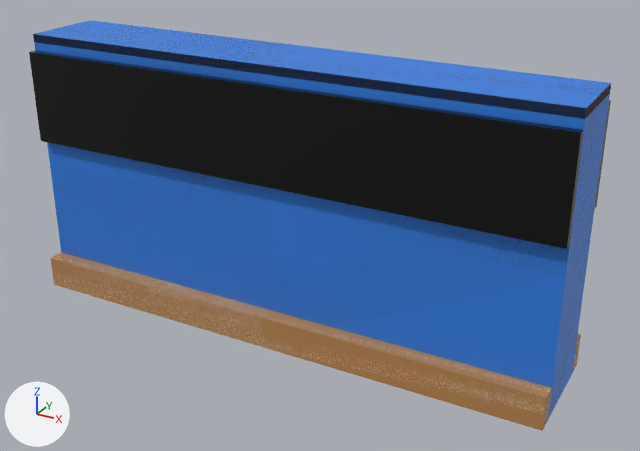
An edit to the glTF model assets/managed-models/livestock-interior/partition/partition.glb, drawn before and after from the same camera.
Both versions are drawn from a camera (50 mm lens) standing at (0.741, -1.246, 0.83) and looking at (0.052, 0.006, 0.205). The lights are fixed; the arrows at lower left show +X, +Y and +Z. The picture after the commit comes second. Vertices at exactly the same position are counted once.

Before the edit, the objects in view are built like this:
```python
me_partition = bpy.data.meshes.new('partition')
me_partition.from_pydata(...)  # 40 vertices, 70 faces; spans x -0.5..0.5, y -0.105..0.105, z 0.0..0.5
me_partition.materials.append(mat_m_partition)
# before: 4 (-0.5, -0.075, 0.5) at pixel (33, 34), 5 (0.5, -0.075, 0.5) at pixel (586, 108), 6 (0.5, 0.075, 0.5) at pixel (611, 83), 7 (-0.5, 0.075, 0.5) at pixel (89, 20), 8 (-0.5, -0.075, 0.485) at pixel (34, 42)
# before: 9 (0.5, -0.075, 0.485) at pixel (585, 119), 10 (0.5, 0.075, 0.485) at pixel (610, 93), 11 (-0.5, 0.075, 0.485)
ob_partition = bpy.data.objects.new('partition', me_partition)
ob_partition.location = (0.0, 0.0, 0.0)
```
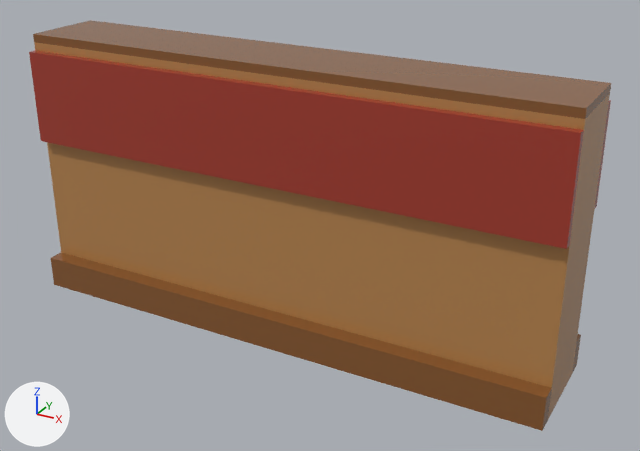
The change, as JSON lines over the scene's bpy script:
```json
{"block": "me_partition", "where": "me_partition.from_pydata(...)  # 40 vertices, 70 faces; spans x -0.5..0.5, y -0.105..0.105, z 0.0..0.5"}
{"block": "me_partition", "where": "# used by ob_partition; location = (0.0, 0.0, 0.0)"}
{"block": "me_partition", "change": "me_partition part 1"}
{"op": "add", "block": "me_partition", "code": "for i in [*range(4, 8)]: me_partition.vertices[i].co += Vector((0.0, 0.0, -0.015))"}
{"op": "add", "block": "me_partition", "code": "for i in [*range(8, 12)]: me_partition.vertices[i].co += Vector((0.0, 0.0, 0.015))"}
{"block": "me_partition", "change": "me_partition part 2: 62 kept faces spanning x -0.5..0.5, y -0.105..0.105, z 0.0..0.5 get new texture (UV) coordinates"}
```

Changed parts and their boxes [x1, y1, x2, y2] in the pictures (640 x 451 px; the box of a moved part takes in the faces that stretch with it):
```json
{"part": 1, "of": "me_partition", "change": "moved or reshaped", "before": [33, 20, 611, 419], "after": [33, 20, 611, 419]}
{"part": 2, "of": "me_partition", "change": "surface changed", "before": [29, 20, 611, 431], "after": [29, 20, 611, 431]}
```
